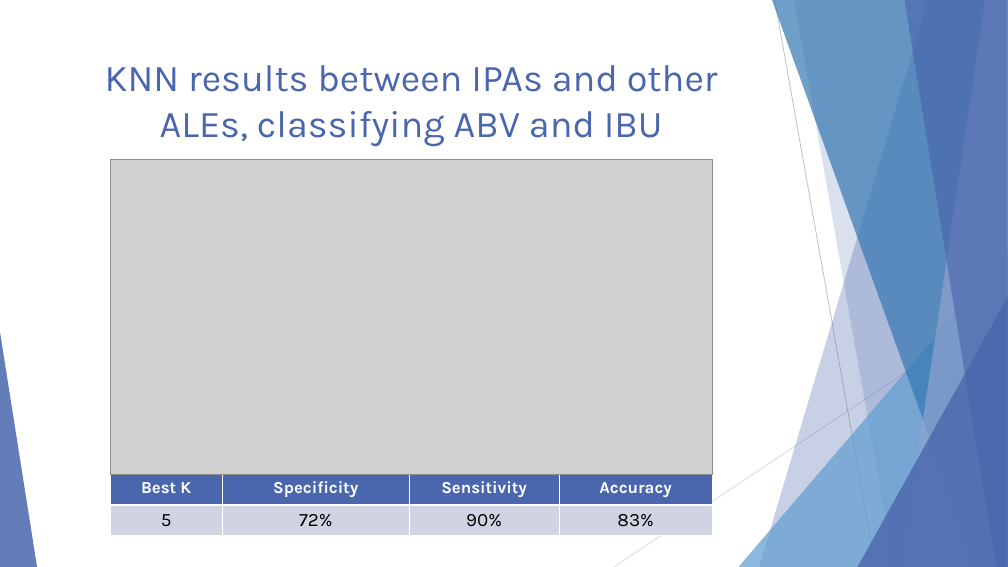
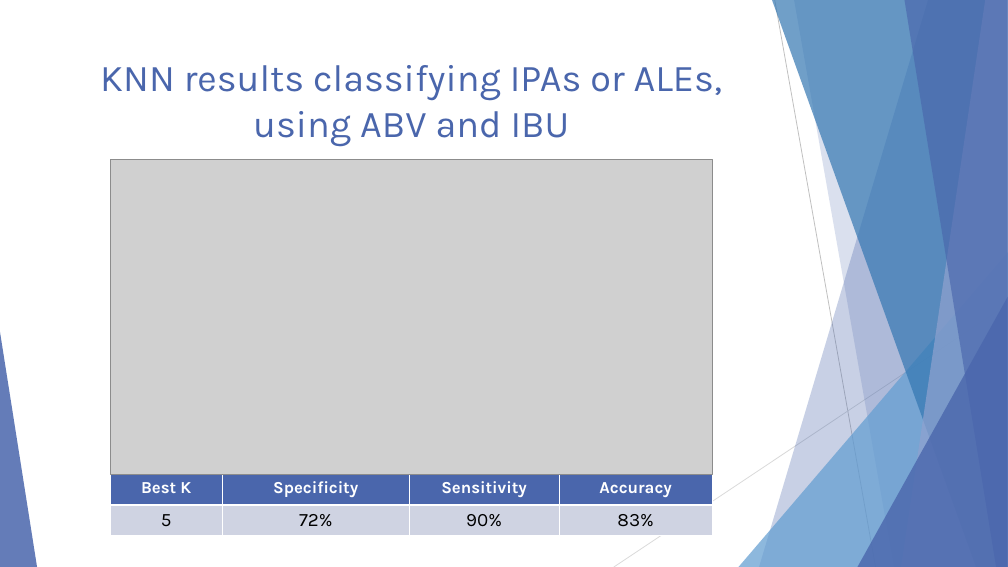
Before and after one commit to malcolmccarlson/DDS-CaseStudy1, a slide deck: slide 11 of MalcolmCarlsonBeerDataEDA.DDS6306.pptx (slide 10 before the commit). Drawn at 1008x567 pixels with LibreOffice and Linux fonts; fonts in the diff are those of the drawing; grey boxes stand for pictures. Boxes give left, top, right and bottom in pixels: in the first picture for what was removed or moved away, otherwise in the second. Text is boxed around its words. In the diff, an @@ line names an element or a change of style, - is before the commit and + after.

```diff
--- a/MalcolmCarlsonBeerDataEDA.DDS6306.pptx
+++ b/MalcolmCarlsonBeerDataEDA.DDS6306.pptx
@@ title at bbox=[100, 65, 722, 146]: text changed @@
-KNN results between IPAs and other ALEs, classifying ABV and IBU
+KNN results classifying IPAs or ALEs, using ABV and IBU
```
Also in this commit, not shown: 1 slide added, 1 other file.
